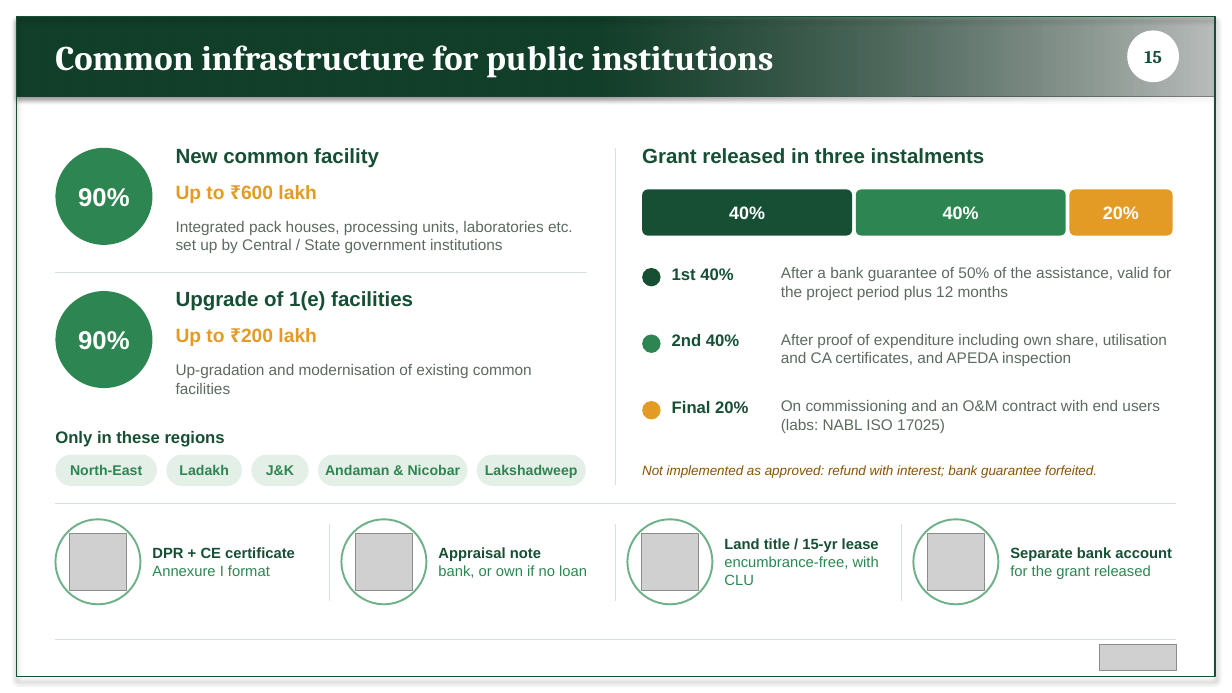
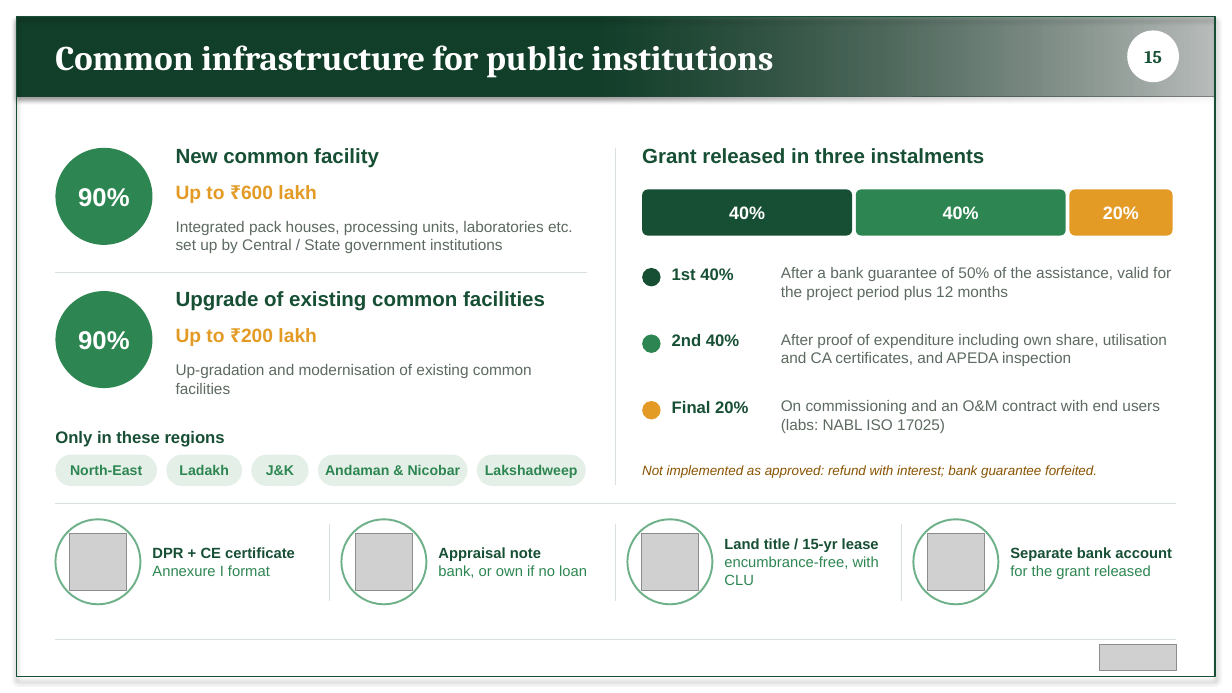
Before and after one commit to BantheFox012/FM, a slide deck: slide 15 of APEDA_BKNY.pptx. Drawn at 1232x693 pixels with LibreOffice and Linux fonts; fonts in the diff are those of the drawing; grey boxes stand for pictures. Boxes give left, top, right and bottom in pixels: in the first picture for what was removed or moved away, otherwise in the second. Text is boxed around its words. In the diff, an @@ line names an element or a change of style, - is before the commit and + after.

```diff
--- a/APEDA_BKNY.pptx
+++ b/APEDA_BKNY.pptx
@@ text at bbox=[176, 291, 545, 311]: text changed @@
-Upgrade of 1(e) facilities
+Upgrade of existing common facilities
```
Also in this commit, not shown: 1 other slide changed.
